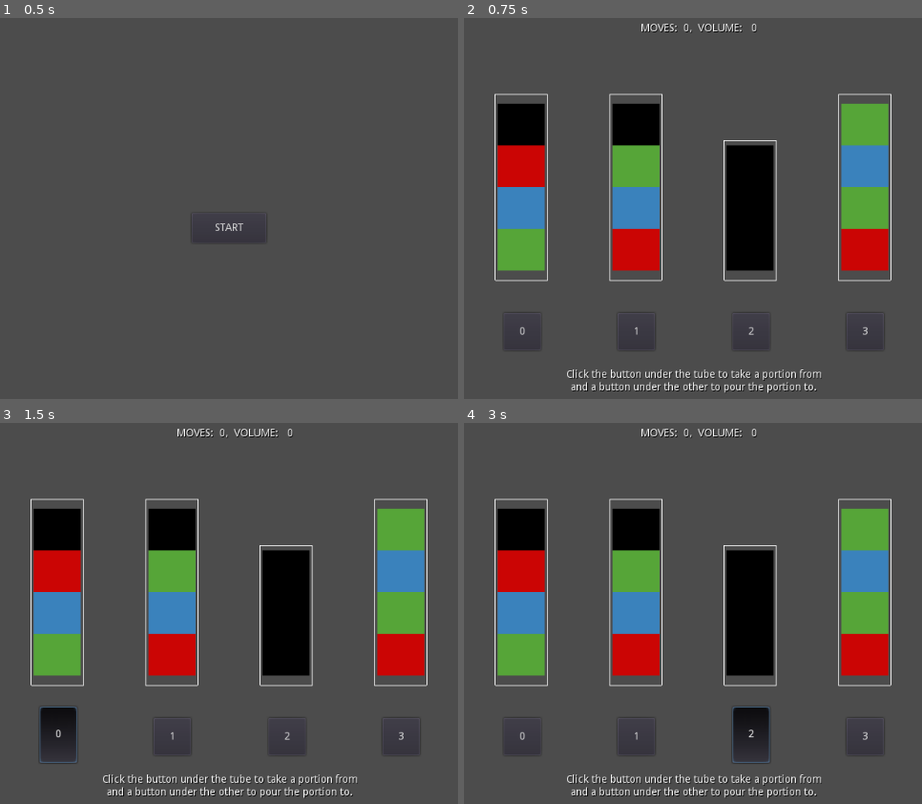
Above: before the commit, frames 1-4 (two rows, left to right).
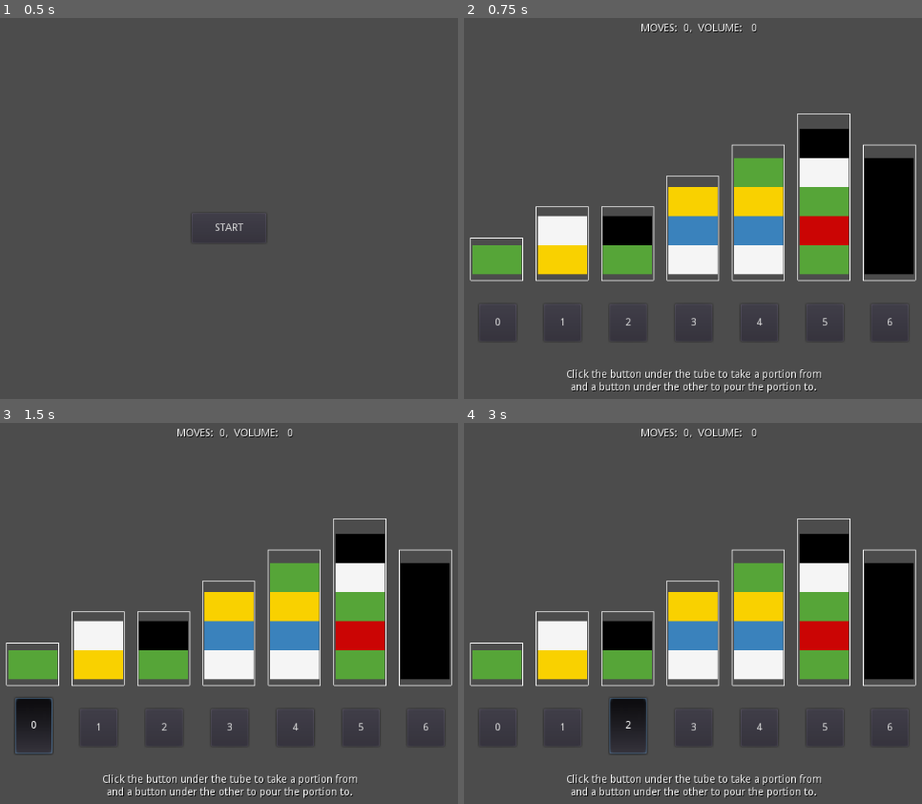
Above: after the commit, the same moments.

Repository: 1shevelov/test-tubes
Game: Godot game, scene res://scenes/Menu.tscn
Same seed, same stepped clock (60 frames per second), same inputs: the game is played once before the commit and once after it.
Inputs:
- Up to frame 1 (0.5 s): no input
- Up to frame 2 (0.75 s): click "START" at 0.5 s
- Up to frame 3 (1.5 s): click "0" at 1.25 s
- Up to frame 4 (3 s): click "1" at 2 s; click "2" at 2.75 s

Frame 1 is identical in both runs. In frame 2, 29% of the frame differs, in the area x 1-99%, y 19-87%; in frame 3, 31%; in frame 4, 31%, in the area x 1-99%, y 19-90%.

Commit message:
Before portion to array

Diff:
--- a/level.gd
+++ b/level.gd
@@ -1,7 +1,7 @@
 extends GDScript
 class_name Level
 
-var TUBES: Array = []
+var _tubes: Array = [] setget set_tubes
 
 enum WIN_CONDITIONS {GATHER_ALL, GATHER_ONE}
 const WIN_CONDITIONS_HINTS := [
@@ -10,7 +10,116 @@
 ]
 var win_condition: int = 0
 
-var rating: Dictionary = {"stars": 0, "moves": 0, "vol": 0}
-var performance_ratings: Array = [] # of rating
+var _performance_ratings: Array = [] # of ratings
 
-# func checkTUBES
+var completion_table: Array = []
+
+
+# new_rating = {"stars": 0, "moves": 0, "vol": 0}
+func add_rating(new_rating: Dictionary) -> bool:
+	if !new_rating.has("stars") || !new_rating.has("moves") || !new_rating.has("vol"):
+		print_debug("Error setting rating: missing a property")
+		return false
+	if typeof(new_rating.stars) != TYPE_INT || new_rating.stars < 1 || new_rating.stars > 3:
+		print_debug("Error setting rating: wrong stars")
+		return false
+	if typeof(new_rating.moves) != TYPE_INT || new_rating.moves < 1 || new_rating.moves > Globals.MAX_MOVES:
+		print_debug("Error setting rating: wrong moves")
+		return false
+	if typeof(new_rating.vol) != TYPE_INT || new_rating.vol < 1:
+		print_debug("Error setting rating: wrong vol")
+		return false
+
+	if _performance_ratings.empty():
+		_performance_ratings.resize(3)
+		_performance_ratings[new_rating.stars - 1] = new_rating
+	else:
+		for each in _performance_ratings:
+			if !is_instance_valid(each):
+				continue
+			if each.stars == new_rating.stars:
+				print_debug("%s-star rating is already added" % each.stars)
+				return false
+		_performance_ratings[new_rating.stars - 1] = new_rating
+	return true
+
+
+func get_performance(moves: int = Globals.MAX_MOVES, vol: int = 0) -> int:
+	var rating: int = 0
+	for each in _performance_ratings:
+		if moves <= each.moves && vol <= each.vol:
+			rating = each.stars
+	return rating
+
+
+func set_tubes(input_tubes: Array) -> bool:
+	if !check_input(input_tubes):
+		print_debug("Level initialization failed")
+		return false
+	else:
+		for t in input_tubes:
+			var tube := Tube.new()
+			tube.set_volume(t.size())
+			if !tube.set_content(t):
+				print_debug("Error setting tube content: ", t)
+				return false
+			_tubes.append(tube)
+		find_win_condition()
+		return true
+
+
+func get_all_tubes_content() -> Array:
+	var all_tubes_content: Array = []
+	for each in _tubes:
+		all_tubes_content.append(each.get_content())
+	return all_tubes_content
+
+
+func get_tube(tube_num: int) -> Tube:
+	return _tubes[tube_num]
+
+
+func check_input(tubes_2_check: Array) -> bool:
+	for i in tubes_2_check.size():
+		if typeof(tubes_2_check[i]) != TYPE_ARRAY ||tubes_2_check[i].empty():
+			print_debug("Tube data is of wrong type or empty")
+			return false
+		if tubes_2_check[i].size() < 1 || tubes_2_check[i].size() > Globals.MAX_TUBE_VOLUME:
+			print_debug("Invalid size of TUBE #", i)
+			return false
+		for j in tubes_2_check[i].size():
+			if tubes_2_check[i][j] < 0 || tubes_2_check[i][j] > Globals.MAX_COLORS:
+				print_debug("Invalid color %s in TUBE #%s" % [tubes_2_check[i][j], tubes_2_check[i]])
+				return false
+	return true
+
+
+# for GATHER_ALL
+func find_win_condition() -> void:
+	completion_table.resize(Globals.MAX_COLORS)
+	for i in completion_table.size():
+		completion_table[i] = 0
+	for each in _tubes:
+		var tube: Array = each.get_content()
+		for j in tube.size():
+			if tube[j] > 0:
+				completion_table[tube[j] - 1] += 1
+
+
+# for GATHER_ALL
+func check_win_condition() -> bool:
+	var full_color: int = 0
+	for each_tube in _tubes:
+		var summ: int = 0
+		var num: int = 0
+		for each_part in each_tube.get_content():
+			if each_part != 0:
+				summ += each_part
+				num += 1
+		# warning-ignore:integer_division
+		if num == 0 || (summ / num == each_tube.get_top_color() \
+				&& completion_table[each_tube.get_top_color() - 1] == num):
+			full_color += 1
+	if full_color == _tubes.size():
+		return true
+	return false
--- a/scenes/GameScene.tscn
+++ b/scenes/GameScene.tscn
@@ -41,5 +41,5 @@
 size_flags_horizontal = 4
 size_flags_vertical = 4
 popup_exclusive = true
-dialog_text = "press \"OK\" to return to menu"
+dialog_text = "Return to menu"
 [connection signal="confirmed" from="FinishPopup" to="." method="_on_FinishPopup_confirmed"]
--- a/scenes/TubeButton.tscn
+++ b/scenes/TubeButton.tscn
@@ -15,4 +15,5 @@
 __meta__ = {
 "_edit_use_anchors_": false
 }
+[connection signal="pressed" from="." to="." method="_on_TubeButton_pressed"]
 [connection signal="toggled" from="." to="." method="_on_TubeButton_toggled"]
--- a/scripts/Game.gd
+++ b/scripts/Game.gd
@@ -1,21 +1,25 @@
 extends Node
 class_name Game
 
-var TUBES := [
-	[0, 1, 2, 5],
-	[0, 5, 2, 1],
-	[0, 0, 0],
-	[5, 2, 5, 1]
-]
+#var TUBES := [
+#	[0, 1, 2, 5],
+#	[0, 5, 2, 1],
+#	[0, 0, 0],
+#	[5, 2, 5, 1]
+#]
 #const COLORS := 2
-var tubes: Array = []
-var completion_table: Array = []
+#var tubes: Array = []
+var l: Level
 
-var _operations_counter: int = 0 setget , get_pours
-var _volume_counter: int = 0 setget , get_pours_volume
+var _operations_counter: int = 0 setget add_a_pour, get_pours
+var _volume_counter: int = 0 setget add_a_pour_volume, get_pours_volume
 
 
-func add_a_pour() -> void:
+func _init() -> void:
+	l = Globals.get_level()
+
+
+func add_a_pour(_addition: int = 0) -> void:
 	_operations_counter += 1
 
 
@@ -34,84 +38,19 @@
 	return _volume_counter
 
 
-func init() -> bool:
-	if check_TUBES():
-		for t in TUBES:
-			var tube := Tube.new()
-			tube.set_volume(t.size())#Globals.MAX_TUBE_VOLUME)
-#			while t.size() < Globals.MAX_TUBE_VOLUME:
-#				t.push_front(0)
-			if !tube.set_content(t):
-				print_debug("Error setting tube content: ", t)
-				return false
-			tubes.append(tube)
-		find_completion_condition()
-		return true
-	else:
-		return false
-
-
-func check_TUBES() -> bool:
-	for i in TUBES.size():
-		if typeof(TUBES[i]) != TYPE_ARRAY ||TUBES[i].empty():
-			print_debug("Tube data is of wrong type or empty")
-			return false
-		if TUBES[i].size() < 1 || TUBES[i].size() > Globals.MAX_TUBE_VOLUME:
-			print_debug("Invalid size of TUBE #", i)
-			return false
-		for j in TUBES[i].size():
-			if TUBES[i][j] < 0 || TUBES[i][j] > Globals.MAX_COLORS:
-				print_debug("Invalid color %s in TUBE #%s" % [TUBES[i][j], TUBES[i]])
-				return false
-	return true
-
-
-func get_tubes_number() -> int:
-	return TUBES.size()
-
-
 func pour(source: int, target: int) -> bool:
+	var is_success: bool = false
 	print_debug(" -- %s -> %s --" % [source, target])
-	print_debug("Source: ", tubes[source].get_content())
-	print_debug("Target before: ", tubes[target].get_content())
-	var pouring: Portion = tubes[source].drain_a_portion()
-	if tubes[target].add_a_portion(pouring):
-		print_debug("Source after: ", tubes[source].get_content())
-		print_debug("Target after: ", tubes[target].get_content())
+	print_debug("Source: ", l.get_tube(source).get_content())
+	print_debug("Target before: ", l.get_tube(target).get_content())
+	var pouring: Portion = l.get_tube(source).drain_a_portion()
+	var return_pouring: Portion = l.get_tube(target).add_a_portion(pouring)
+	if return_pouring.is_empty() || return_pouring.get_portion().size \
+			< pouring.get_portion().size:
 		add_a_pour()
-		add_a_pour_volume(pouring.get_portion().size)
-		return true
-	else:
-		tubes[source].restore_portion()
-		#tubes[source].add_a_portion(pouring)
-	print_debug("Source after: ", tubes[source].get_content())
-	print_debug("Target after: ", tubes[target].get_content())
-	return false
-
-
-func check_if_complete() -> bool:
-	var full_color: int = 0
-	for t in tubes:
-		var summ: int = 0
-		var num: int = 0
-		for each in t.get_content():
-			if each != 0:
-				summ += each
-				num += 1
-		# warning-ignore:integer_division
-		if num == 0 || (summ / num == t.get_top_color() \
-				&& completion_table[t.get_top_color() - 1] == num):
-			full_color += 1
-	if full_color == tubes.size():
-		return true
-	return false
-
-
-func find_completion_condition() -> void:
-	completion_table.resize(Globals.MAX_COLORS)
-	for i in completion_table.size():
-		completion_table[i] = 0
-	for i in TUBES.size():
-		for j in TUBES[i].size():
-			if TUBES[i][j] > 0:
-				completion_table[TUBES[i][j] - 1] += 1
+		add_a_pour_volume(pouring.get_portion().size - return_pouring.get_portion().size)
+		is_success = true
+	l.get_tube(source).restore_portion(return_pouring)
+	print_debug("Source after: ", l.get_tube(source).get_content())
+	print_debug("Target after: ", l.get_tube(target).get_content())
+	return is_success
--- a/scripts/GameScene.gd
+++ b/scripts/GameScene.gd
@@ -4,7 +4,7 @@
 
 var game : Game
 const TUBE_SCENE := preload("res://scenes/TubeScene.tscn")
-var tubes: Array = [] # of TUBE
+var tubes: Array = [] # of TUBE_SCENE
 
 var BORDER := 0.2 # in %
 
@@ -17,6 +17,7 @@
 
 # the tube with a source portion
 var source_tube: int = -1
+var tubes_number: int = 0
 
 
 func init(parent) -> void:
@@ -24,32 +25,35 @@
 
 
 func _ready():
+	if !is_instance_valid(Globals.get_level()):
+		print_debug("Level wasn't initialized")
+		menu.close_game()
 	game = Game.new()
 	instruction.set_text("""Click the button under the tube to take a portion from
 and a button under the other to pour the portion to.""")
 	Globals.set_message_receiver(self)
-	if game.init():
-		tubes.resize(game.get_tubes_number())
-		tube_buttons.resize(game.get_tubes_number())
-		show_tubes()
-		update_counters()
+	tubes_number = Globals.get_level().get_all_tubes_content().size()
+	tubes.resize(tubes_number)
+	tube_buttons.resize(tubes_number)
+	show_tubes()
+	update_counters()
 
 
 func show_tubes() -> void:
 	var ROOT_SIZE : Vector2 = $"/root".get_size()
 
-	for i in tubes.size():
-		var screen_part : float = (ROOT_SIZE.x - ROOT_SIZE.x * BORDER * 2) / tubes.size()
+	for i in tubes_number:
+		var screen_part : float = (ROOT_SIZE.x - ROOT_SIZE.x * BORDER * 2) / tubes_number
 		var tube_center_x : float = ROOT_SIZE.x * BORDER + screen_part * (0.5 + i)
 		#print_debug("Root.x = %s, center = %s" % [ROOT_SIZE.x, tube_center_x])
 		var tube_position := Vector2(tube_center_x - TUBE_SIZE.x / 2, ROOT_SIZE.y * BORDER)
 		var a_tube := TUBE_SCENE.instance()
 		a_tube.set_coords(tube_position, TUBE_SIZE)
 		tubes[i] = a_tube
-		tubes[i].init(game.TUBES[i])
+		tubes[i].init(Globals.get_level().get_tube(i).get_content())
 		add_child(tubes[i])
-		tubes[i].update_tube(game.TUBES[i])
-		var button_center_pos := Vector2(tube_center_x, ROOT_SIZE.y * BORDER * 1.7 + TUBE_SIZE.y)
+		tubes[i].update_tube(Globals.get_level().get_tube(i).get_content())
+		var button_center_pos := Vector2(tube_center_x, ROOT_SIZE.y * BORDER * 1.6 + TUBE_SIZE.y)
 		tube_buttons[i] = add_button(i, button_center_pos)
 
 	message._set_global_position(Vector2(250, ROOT_SIZE.y * BORDER * 0.4))
@@ -60,7 +64,7 @@
 
 func update_tubes() -> void:
 	for i in tubes.size():
-		tubes[i].update_tube(game.tubes[i].get_content())
+		tubes[i].update_tube(Globals.get_level().get_tube(i).get_content())
 
 
 func add_button(num: int, center_pos: Vector2) -> Button:
@@ -87,9 +91,13 @@
 			update_counters()
 		source_tube = -1
 		reset_buttons()
-		if game.check_if_complete():
+		if Globals.get_level().check_win_condition():
 			print_debug("GAME IS WON!")
 			Globals.send_message("GAME IS WON!")
+			end_game()
+		elif game.get_pours() > Globals.MAX_MOVES:
+			print_debug("GAME IS LOST: TOO MANY MOVES!")
+			Globals.send_message("GAME IS LOST: TOO MANY MOVES!")
 			end_game()
 
 
@@ -107,14 +115,22 @@
 
 
 func update_counters() -> void:
-	$Counters.set_text("MOVES: %2d,  VOLUME: %3d" % [game.get_pours(), game.get_pours_volume()])
+	$Counters.set_text("MOVES: %2d,  VOLUME: %3d" % [game.get_pours(), \
+			game.get_pours_volume()])
 
 
 func end_game() -> void:
 	$FinishPopup.get_close_button().set_visible(false)
+	$FinishPopup.set_text("%s\n%s" % [get_game_rating(), $FinishPopup.get_text()])
 	$FinishPopup.set_title("Game finished")
 	$FinishPopup.popup_centered()
 
 
 func _on_FinishPopup_confirmed():
 	menu.close_game()
+
+
+func get_game_rating() -> String:
+	return """%s moves and %s liquid portions poured
+earn you %s stars""" % [game.get_pours(), game.get_pours_volume(), \
+		Globals.get_level().get_performance(game.get_pours(), game.get_pours_volume())]
--- a/scripts/Globals.gd
+++ b/scripts/Globals.gd
@@ -3,12 +3,15 @@
 signal show_message(msg)
 
 const MAX_COLORS := 10
-const MAX_TUBE_VOLUME := 4
+const MAX_MOVES := 45
+const MAX_TUBE_VOLUME := 6
 
 const VALERIA_palette := PoolColorArray([Color8(204, 6, 5), Color8(59, 131, 189),
 	Color8(250, 210, 1), Color8(246, 246, 246), Color8(87, 166, 57),
 	Color8(108, 70, 117), Color8(255, 117, 20), Color8(132, 195, 190),
 	Color8(234, 137, 154), Color8(130, 137, 143)])
+
+var _curr_level: Level setget set_level, get_level
 
 
 func set_message_receiver(receiver_node: Node2D) -> void:
@@ -19,3 +22,11 @@
 # to show messages to user
 func send_message(msg: String) -> void:
 	emit_signal("show_message", msg)
+
+
+func set_level(new_level: Level) -> void:
+	_curr_level = new_level
+
+
+func get_level() -> Level:
+	return _curr_level
--- a/scripts/Menu.gd
+++ b/scripts/Menu.gd
@@ -2,8 +2,6 @@
 
 const GAME_SCENE := preload("res://scenes/GameScene.tscn")
 var game_scene: Node2D
-
-var curr_level: Level
 
 
 func _ready():
@@ -13,26 +11,59 @@
 
 
 func close_game() -> void:
-	# warning-ignore:return_value_discarded
-	game_scene.queue_free()
+	if is_instance_valid(game_scene):
+		game_scene.queue_free()
 	set_visible(true)
 
 
 func _on_Button_pressed():
-	game_scene = GAME_SCENE.instance()
-	self.set_visible(false)
-	game_scene.init(self)
-	$"/root".add_child(game_scene)
+	set_level2()
+	if is_instance_valid(Globals.get_level()):
+		self.set_visible(false)
+		game_scene = GAME_SCENE.instance()
+		game_scene.init(self)
+		$"/root".add_child(game_scene)
+	else:
+		print_debug("Game initialization failed")
 	#game_scene.set_visible(true)
 
 
-func set_level1() -> Level:
+func set_level1() -> void:
 	var l := Level.new()
-	l.TUBES = [
+	if l.set_tubes([
 		[0, 1, 2, 5],
 		[0, 5, 2, 1],
 		[0, 0, 0],
 		[5, 2, 5, 1]
-	]
+	]):
+		if !l.add_rating({"stars": 3, "moves": 8, "vol": 11}):
+			print_debug("Invalid rating")
+		if !l.add_rating({"stars": 2, "moves": 9, "vol": 13}):
+			print_debug("Invalid rating")
+		if !l.add_rating({"stars": 1, "moves": 9, "vol": 15}):
+			print_debug("Invalid rating")
+		Globals.set_level(l)
+	else:
+		print_debug("Error while activating level 1")
 
-	return l
+
+func set_level2() -> void:
+	var l := Level.new()
+	if l.set_tubes([
+		[5],
+		[4, 3],
+		[0, 5],
+		[3, 2, 4],
+		[5, 3, 2, 4],
+		[0, 4, 5, 1, 5],
+		[0, 0, 0, 0]
+	]):
+		if !l.add_rating({"stars": 3, "moves": 0, "vol": 0}):
+			print_debug("Invalid rating")
+		if !l.add_rating({"stars": 2, "moves": 15, "vol": 21}):
+			print_debug("Invalid rating")
+		if !l.add_rating({"stars": 1, "moves": 0, "vol": 0}):
+			print_debug("Invalid rating")
+		Globals.set_level(l)
+	else:
+		print_debug("Error while activating level 2")
--- a/scripts/TubeButton.gd
+++ b/scripts/TubeButton.gd
@@ -22,4 +22,8 @@
 	else:
 		_set_position(get_position() + Vector2(0, 15))
 		_set_size(Vector2(get_size().x, get_size().y / 1.5))
+	#emit_signal("but_pressed", num)
+
+
+func _on_TubeButton_pressed():
 	emit_signal("but_pressed", num)
--- a/scripts/TubeScene.gd
+++ b/scripts/TubeScene.gd
@@ -1,9 +1,9 @@
 extends Node2D
 
 const PORTION_SCENE := preload("res://scenes/PortionScene.tscn")
-const BORDER : float = 0.05 # in %
+const BORDER : float = 0.03 # in %
 
-var tube_size : Vector2
+var TUBE_SIZE : Vector2 # size of the MAX_VOLUME tube
 var tube_position : Vector2
 
 var tube_content : Array = []
@@ -11,11 +11,11 @@
 var portion_size : Vector2
 
 
-func set_coords(pos: Vector2, size: Vector2) -> void:
+func set_coords(pos: Vector2, SIZE: Vector2) -> void:
 	tube_position = pos
-	tube_size = size
-	portion_size = Vector2(tube_size.x * (1 - BORDER * 2), \
-			tube_size.y * (1 - BORDER * 2) / Globals.MAX_TUBE_VOLUME)
+	TUBE_SIZE = SIZE
+	portion_size = Vector2(TUBE_SIZE.x * (1 - BORDER * 2), \
+			TUBE_SIZE.y * (1 - BORDER * 2) / Globals.MAX_TUBE_VOLUME)
 
 
 func init(tube: Array) -> void:
@@ -24,9 +24,9 @@
 		var size_diff: int = Globals.MAX_TUBE_VOLUME - tube.size()
 		for i in tube_content.size():
 			var portion := PORTION_SCENE.instance()
-			var portion_pos_y : float = tube_position.y + tube_size.y \
+			var portion_pos_y : float = tube_position.y + TUBE_SIZE.y \
 					* BORDER + portion_size.y * (i + size_diff)
-			portion.set_coords(Vector2(tube_position.x + tube_size.x * BORDER, \
+			portion.set_coords(Vector2(tube_position.x + TUBE_SIZE.x * BORDER, \
 					portion_pos_y), portion_size)
 			tube_content[i] = portion
 			add_child(tube_content[i])
@@ -57,9 +57,7 @@
 
 
 func _draw():
-	var curr_height: float = tube_size.y * tube_content.size() \
-			/ Globals.MAX_TUBE_VOLUME
-	var curr_pos_y: float = tube_position.y + tube_size.y \
-			* (1 - float(tube_content.size()) / Globals.MAX_TUBE_VOLUME)
+	var curr_height: float = TUBE_SIZE.y * (float(tube_content.size()) / Globals.MAX_TUBE_VOLUME + 2 * BORDER)
+	var curr_pos_y: float = tube_position.y + TUBE_SIZE.y - curr_height
 	draw_rect(Rect2(Vector2(tube_position.x, curr_pos_y),
-			Vector2(tube_size.x, curr_height)), Color.white, false)
+			Vector2(TUBE_SIZE.x, curr_height)), Color.white, false)
--- a/scripts/tube.gd
+++ b/scripts/tube.gd
@@ -6,9 +6,6 @@
 var has_drain: bool = false
 
 var _content: Array = [] setget set_content, get_content
-
-# to restore if pouring unsuccessful
-var _previous_state: Array = []
 
 
 func _init():
@@ -29,7 +26,6 @@
 		print_debug("This tube is not empty, couldn't change it's size")
 		return
 	_content.resize(_volume)
-	_previous_state.resize(_volume)
 
 
 func get_volume() -> int:
@@ -72,22 +68,22 @@
 
 
 # portion = {color: int, size: int}
-func add_a_portion(p: Portion) -> bool:
+func add_a_portion(p: Portion) -> Portion:
 	if p.get_portion().size == 0:
 		print_debug("Empty portion")
-		Globals.send_message("This portion is empty")
-		return true
+		#Globals.send_message("This portion is empty")
+		return p
 	if p.get_portion().size < 0 || p.get_portion().size > get_volume():
 		print_debug("Portion size is invalid or bigger than tube's size: ", \
 				p.get_portion().size)
-		return false
-	if p.get_portion().size > get_empty_volume():
-		print_debug("There is not enough empty volume to add such size")
-		return false
+		return p
 	if get_top_color() != 0 && get_top_color() != p.get_portion().color:
 		print_debug("Source portion color doesn't match target's top color")
 		Globals.send_message("Portion color doesn't match tube's top color")
-		return false
+		return p
+	if p.get_portion().size > get_empty_volume():
+		print_debug("There is not enough empty volume to add such size")
+		return divide_a_portion(p)
 
 	var empty_space: int = 0
 	for i in get_volume():
@@ -99,7 +95,23 @@
 	var start_fill_index: int = empty_space - p.get_portion().size
 	for i in range(start_fill_index, start_fill_index + p.get_portion().size):
 		_content[i] = p.get_portion().color
-	return true
+	var zero_p := Portion.new()
+	return zero_p
+
+
+# add what's fit and returns what's not
+func divide_a_portion(p: Portion) -> Portion:
+	var new_p := Portion.new()
+	if !new_p.set_portion({"color": p.get_portion().color, "size": get_empty_volume()}):
+		print_debug("Error while making smaller portion")
+		return new_p
+	if !add_a_portion(new_p).is_empty():
+		print_debug("Error while adding smaller portion")
+		return new_p
+	if !p.set_portion({"color": p.get_portion().color, "size": p.get_portion().size - get_empty_volume()}):
+		print_debug("Error while making return portion")
+		return new_p
+	return p
 
 
 func drain_a_portion() -> Portion: # {color: int, size: int}
@@ -109,7 +121,6 @@
 	var p_color: int = get_top_color()
 	var p_size: int = 0
 	var before: Array = get_content()
-	_previous_state = before.duplicate()
 	for each in before:
 		if each == 0:
 			continue
@@ -156,6 +167,21 @@
 	return 0
 
 
-func restore_portion() -> void:
-	if !set_content(_previous_state):
-		print_debug("Error restoring portion")
+# if adding was refused or partially returned
+func restore_portion(p: Portion) -> void:
+	if p.is_empty():
+		return
+	if p.get_portion().size < 0 || p.get_portion().size > get_empty_volume():
+		print_debug("Portion size is invalid", p.get_portion().size)
+		return
+
+	var empty_space: int = 0
+	for i in get_volume():
+		if _content[i] == 0:
+			empty_space += 1
+		else:
+			break
+
+	var start_fill_index: int = empty_space - p.get_portion().size
+	for i in range(start_fill_index, start_fill_index + p.get_portion().size):
+		_content[i] = p.get_portion().color
